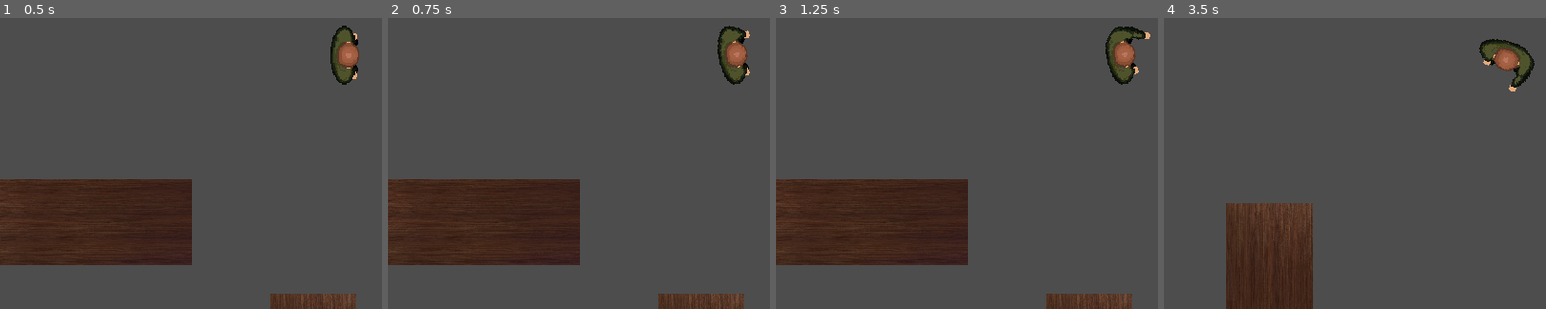
Above: before the commit, frames 1-4 (left to right).
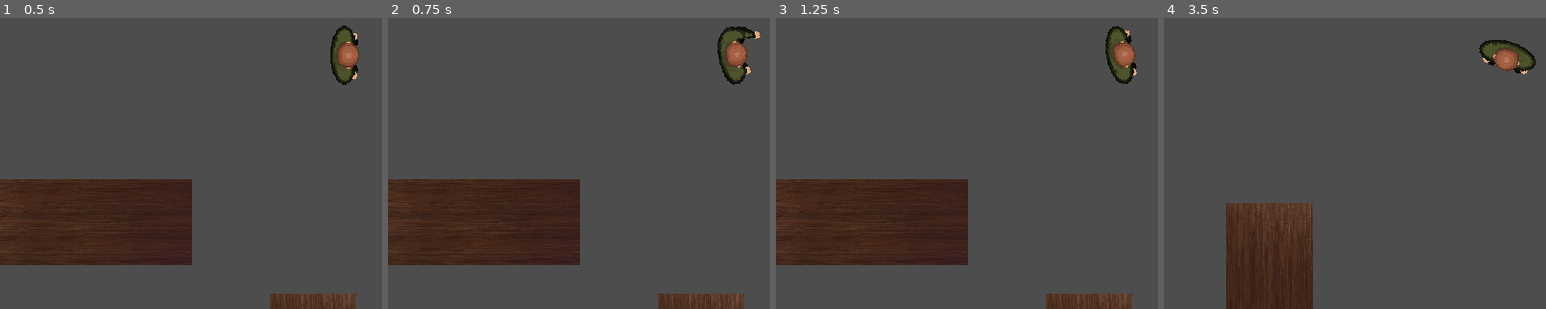
Above: after the commit, the same moments.

Repository: jmsanchezdiaz/boss-ipv-2024-e3.14cos
Game: Godot game, scene res://main.tscn
Same seed, same stepped clock (60 frames per second), same inputs: the game is played once before the commit and once after it.
Inputs (mouse positions are % of the whole screen's width and height, from its top left):
- Up to frame 1 (0.5 s): no input
- Up to frame 2 (0.75 s): move the mouse to (72, 42) at 0.52 s; press the mouse at (72, 42) at 0.53 s; hold D (move_right) from 0.53 s (still down)
- Up to frame 3 (1.25 s): keep holding D (move_right)
- Up to frame 4 (3.5 s): move the mouse to (30, 52) at 1.27 s; release D (move_right) at 1.28 s; release the mouse at (30, 52) at 1.28 s; hold S (move_down) 1.28-2.03 s; tap E (collect) at 1.35 s; move the mouse to (60, 24) at 2.02 s; hold D (move_right) 2.03-2.78 s; hold Shift (run) 2.03-2.78 s; move the mouse to (45, 68) at 2.77 s; hold W (move_up) from 2.78 s (still down); click (45, 68) at 2.85 s
The pictures show only the part of the screen within x 5-55%, y 41-91%; the shares and areas given below are measured in that part.

Frame 1 is identical in both runs. In frame 2, 0.2% of the frame differs, in the area x 86-98%, y 2-20%; in frame 3, 0.4%, in the area x 86-98%, y 2-23%; in frame 4, 0.4%.

Commit message:
Feat: Player heal and melee animation

Diff:
--- a/entities/Player/Player.tscn
+++ b/entities/Player/Player.tscn
@@ -1,9 +1,9 @@
-[gd_scene load_steps=16 format=3 uid="uid://b03m6mbug7ngg"]
+[gd_scene load_steps=18 format=3 uid="uid://b03m6mbug7ngg"]
 
 [ext_resource type="Script" path="res://entities/Player/player.gd" id="1_4in8l"]
 [ext_resource type="Resource" uid="uid://wpifrwoc3fi1" path="res://entities/Player/inventory/inventory.tres" id="2_1lk3c"]
 [ext_resource type="Texture2D" uid="uid://cmcsh50axvbfm" path="res://assets/blood-spritesheet2.png" id="3_ld6fc"]
-[ext_resource type="Texture2D" uid="uid://dun5dqrkupd3o" path="res://assets/player-spritesheet-v3.png" id="3_x4jii"]
+[ext_resource type="Texture2D" uid="uid://dihpolxqe115j" path="res://assets/player-spritesheet-v4.png" id="3_lu1mr"]
 
 [sub_resource type="CapsuleShape2D" id="CapsuleShape2D_w6qcd"]
 radius = 283.333
@@ -50,15 +50,16 @@
 
 [sub_resource type="Animation" id="Animation_x8equ"]
 resource_name = "Punch"
-step = 0.1
-tracks/0/type = "value"
-tracks/0/imported = false
-tracks/0/enabled = true
-tracks/0/path = NodePath("Body:frame")
-tracks/0/interp = 1
-tracks/0/loop_wrap = true
-tracks/0/keys = {
-"times": PackedFloat32Array(0, 0.1, 0.2, 0.3, 0.4, 0.5, 0.6, 0.7, 0.8, 0.9, 1),
+length = 0.52
+step = 0.05
+tracks/0/type = "value"
+tracks/0/imported = false
+tracks/0/enabled = true
+tracks/0/path = NodePath("Body:frame")
+tracks/0/interp = 1
+tracks/0/loop_wrap = true
+tracks/0/keys = {
+"times": PackedFloat32Array(0, 0.05, 0.1, 0.15, 0.2, 0.25, 0.3, 0.35, 0.4, 0.45, 0.5),
 "transitions": PackedFloat32Array(1, 1, 1, 1, 1, 1, 1, 1, 1, 1, 1),
 "update": 1,
 "values": [36, 37, 38, 39, 40, 41, 42, 43, 44, 45, 46]
@@ -116,8 +117,44 @@
 "values": [0, 1, 2, 3, 4, 5, 6, 7, 8, 9, 10, 11, 12, 13, 14, 15, 16]
 }
 
+[sub_resource type="Animation" id="Animation_4dntr"]
+resource_name = "Melee"
+length = 0.25
+step = 0.05
+tracks/0/type = "value"
+tracks/0/imported = false
+tracks/0/enabled = true
+tracks/0/path = NodePath("Body:frame")
+tracks/0/interp = 1
+tracks/0/loop_wrap = true
+tracks/0/keys = {
+"times": PackedFloat32Array(0, 0.05, 0.1, 0.15, 0.2),
+"transitions": PackedFloat32Array(1, 1, 1, 1, 1),
+"update": 1,
+"values": [56, 57, 58, 59, 60]
+}
+
+[sub_resource type="Animation" id="Animation_vr57w"]
+resource_name = "Heal"
+length = 0.4
+step = 0.05
+tracks/0/type = "value"
+tracks/0/imported = false
+tracks/0/enabled = true
+tracks/0/path = NodePath("Body:frame")
+tracks/0/interp = 1
+tracks/0/loop_wrap = true
+tracks/0/keys = {
+"times": PackedFloat32Array(0, 0.05, 0.1, 0.15, 0.2, 0.25, 0.3, 0.35),
+"transitions": PackedFloat32Array(1, 1, 1, 1, 1, 1, 1, 1),
+"update": 1,
+"values": [61, 62, 63, 64, 65, 66, 67, 68]
+}
+
 [sub_resource type="AnimationLibrary" id="AnimationLibrary_6yx8f"]
 _data = {
+"Heal": SubResource("Animation_vr57w"),
+"Melee": SubResource("Animation_4dntr"),
 "Punch": SubResource("Animation_x8equ"),
 "RESET": SubResource("Animation_vrris"),
 "ReceiveDamage": SubResource("Animation_y28d7"),
@@ -145,8 +182,8 @@
 [node name="Body" type="Sprite2D" parent="."]
 position = Vector2(-166.667, -50)
 scale = Vector2(19.4444, 20)
-texture = ExtResource("3_x4jii")
-hframes = 56
+texture = ExtResource("3_lu1mr")
+hframes = 69
 
 [node name="Blood" type="Sprite2D" parent="."]
 position = Vector2(-255.612, -0.229689)
--- a/entities/Player/player.gd
+++ b/entities/Player/player.gd
@@ -117,6 +117,7 @@
 func recover_health(hp: float):
 	health = min(MAX_HEALTH, health + hp)
 	bloodAnimation.stop()
+	bodyAnimation.play("Heal") # Falta aplicar
 
 func handle_move(delta):
 	var input_vector = Input.get_vector("move_left", "move_right", "move_up", "move_down")
Binary file added: assets/player-spritesheet-v4.png
Not shown, added: assets/player-spritesheet-v4.png.import
